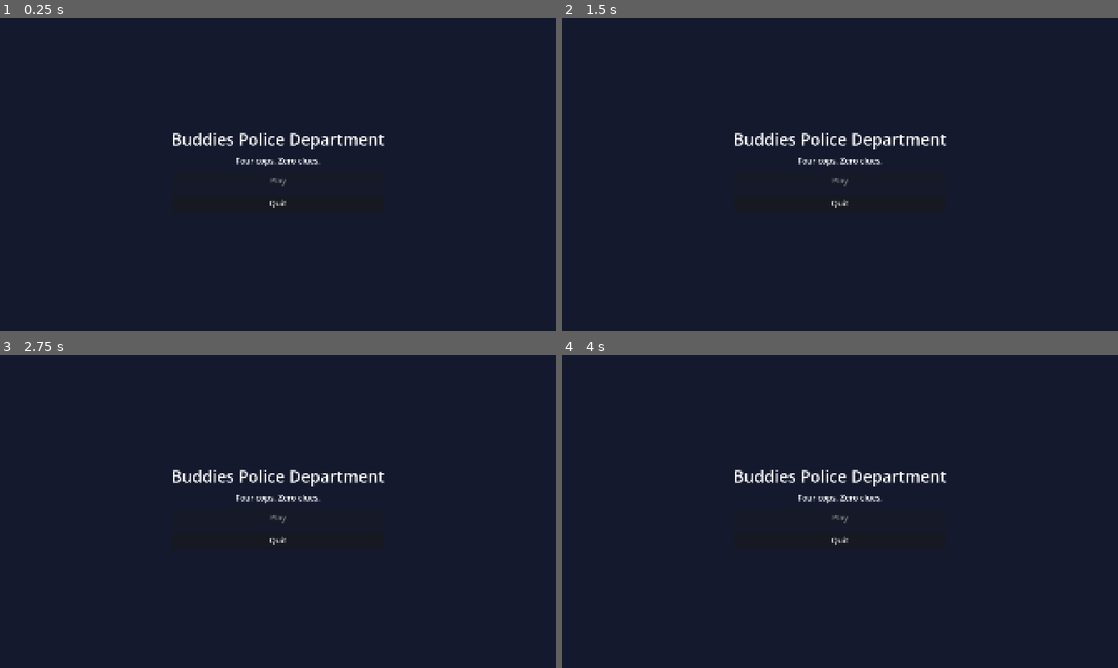
Above: before the commit, frames 1-4 (two rows, left to right).
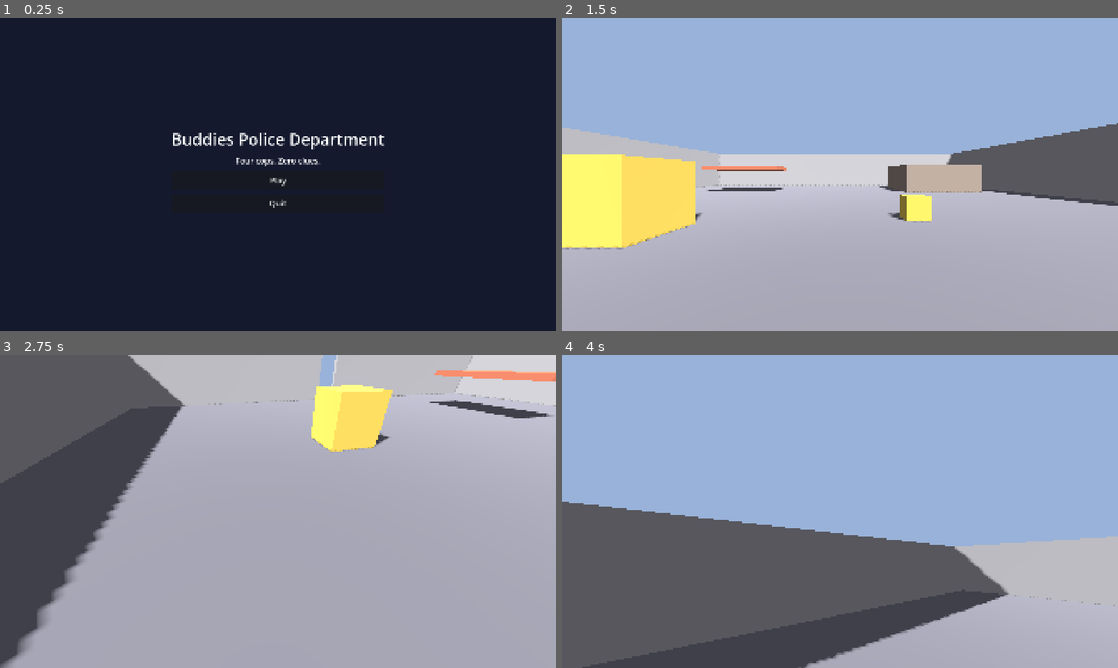
Above: after the commit, the same moments.

Repository: cristiangelini/BPD
Game: Godot game, scene res://scenes/ui/main_menu.tscn
The game is run twice, just before and just after one commit, with the same random seed, the same clock (stepped at 60 frames per second) and the same inputs.
Inputs (mouse positions are in pixels of both pictures, inside the frame that each line leads up to):
- Up to frame 1 (0.25 s): no input
- Up to frame 2 (1.5 s): click (840, 180) at 0.5 s, where only the run after the commit has a clickable "Play"; tap Enter at 1.25 s; move the mouse to (962, 158) at 1.27 s; hold D (move_right, bound only after the commit) from 1.28 s (still down); hold Ctrl (crouch, bound only after the commit) from 1.28 s (still down); click (962, 158) at 1.42 s
- Up to frame 3 (2.75 s): tap Space (jump, bound only after the commit) at 1.52, 1.82 s; tap F (flashlight, bound only after the commit) at 1.55 s; release D (move_right, bound only after the commit) at 2 s; release Ctrl (crouch, bound only after the commit) at 2 s; drag from (166, 527) to (250, 574) at 2.02 s
- Up to frame 4 (4 s): tap Space (jump, bound only after the commit) at 2.75 s; move the mouse to (895, 442) at 2.77 s; hold D (move_right, bound only after the commit) 2.78-3.5 s; click (895, 442) at 2.85 s; tap Mouse wheel down (hold_closer, bound only after the commit) at 3.05 s; drag from (812, 574) to (673, 464) at 3.52 s

The runs differ from the first frame. In frame 1, less than 0.1% of the frame differs, in the area x 48-52%, y 51-54%; in frame 2, 100%; in frame 3, 100%; in frame 4, 100%, in the area x 0-100%, y 0-100%.

Commit message:
Add first person cop and grey test room (#5)
Walk, run with stamina, crouch and jump using the values in
docs/diseno/escala.md, all kept in GameScale. Default key bindings are
registered at runtime. Play now opens a grey test room.

Co-Authored-By: Claude Opus 5.5 (1M context) <noreply@anthropic.com>
Claude-Session: https://claude.ai/code/session_01UXwRy4nCUmp8Zcg5tBLZhH

Diff:
--- /dev/null
+++ b/scenes/levels/grey_room.tscn
@@ -0,0 +1,214 @@
+[gd_scene load_steps=33 format=3]
+
+[ext_resource type="PackedScene" path="res://scenes/player/cop.tscn" id="1"]
+
+[sub_resource type="Environment" id="Env"]
+background_mode = 1
+background_color = Color(0.6, 0.7, 0.85, 1)
+ambient_light_source = 2
+ambient_light_color = Color(0.8, 0.8, 0.85, 1)
+ambient_light_energy = 0.5
+
+[sub_resource type="BoxShape3D" id="S0"]
+size = Vector3(20, 0.2, 20)
+
+[sub_resource type="BoxMesh" id="M0"]
+size = Vector3(20, 0.2, 20)
+
+[sub_resource type="StandardMaterial3D" id="C0"]
+albedo_color = Color(0.45, 0.45, 0.48, 1)
+
+[sub_resource type="BoxShape3D" id="S3"]
+size = Vector3(20, 2.7, 0.2)
+
+[sub_resource type="BoxMesh" id="M3"]
+size = Vector3(20, 2.7, 0.2)
+
+[sub_resource type="StandardMaterial3D" id="C3"]
+albedo_color = Color(0.6, 0.6, 0.6, 1)
+
+[sub_resource type="BoxShape3D" id="S6"]
+size = Vector3(20, 2.7, 0.2)
+
+[sub_resource type="BoxMesh" id="M6"]
+size = Vector3(20, 2.7, 0.2)
+
+[sub_resource type="StandardMaterial3D" id="C6"]
+albedo_color = Color(0.6, 0.6, 0.6, 1)
+
+[sub_resource type="BoxShape3D" id="S9"]
+size = Vector3(0.2, 2.7, 9.55)
+
+[sub_resource type="BoxMesh" id="M9"]
+size = Vector3(0.2, 2.7, 9.55)
+
+[sub_resource type="StandardMaterial3D" id="C9"]
+albedo_color = Color(0.6, 0.6, 0.6, 1)
+
+[sub_resource type="BoxShape3D" id="S12"]
+size = Vector3(0.2, 2.7, 9.55)
+
+[sub_resource type="BoxMesh" id="M12"]
+size = Vector3(0.2, 2.7, 9.55)
+
+[sub_resource type="StandardMaterial3D" id="C12"]
+albedo_color = Color(0.6, 0.6, 0.6, 1)
+
+[sub_resource type="BoxShape3D" id="S15"]
+size = Vector3(0.2, 2.7, 20)
+
+[sub_resource type="BoxMesh" id="M15"]
+size = Vector3(0.2, 2.7, 20)
+
+[sub_resource type="StandardMaterial3D" id="C15"]
+albedo_color = Color(0.6, 0.6, 0.6, 1)
+
+[sub_resource type="BoxShape3D" id="S18"]
+size = Vector3(4, 1.5, 4)
+
+[sub_resource type="BoxMesh" id="M18"]
+size = Vector3(4, 1.5, 4)
+
+[sub_resource type="StandardMaterial3D" id="C18"]
+albedo_color = Color(0.55, 0.5, 0.45, 1)
+
+[sub_resource type="BoxShape3D" id="S21"]
+size = Vector3(4, 0.2, 2)
+
+[sub_resource type="BoxMesh" id="M21"]
+size = Vector3(4, 0.2, 2)
+
+[sub_resource type="StandardMaterial3D" id="C21"]
+albedo_color = Color(0.7, 0.4, 0.3, 1)
+
+[sub_resource type="BoxShape3D" id="S24"]
+size = Vector3(0.5, 0.5, 0.5)
+
+[sub_resource type="BoxMesh" id="M24"]
+size = Vector3(0.5, 0.5, 0.5)
+
+[sub_resource type="StandardMaterial3D" id="C24"]
+albedo_color = Color(0.8, 0.7, 0.3, 1)
+
+[sub_resource type="BoxShape3D" id="S27"]
+size = Vector3(1.2, 1.2, 1.2)
+
+[sub_resource type="BoxMesh" id="M27"]
+size = Vector3(1.2, 1.2, 1.2)
+
+[sub_resource type="StandardMaterial3D" id="C27"]
+albedo_color = Color(0.8, 0.7, 0.3, 1)
+
+[node name="GreyRoom" type="Node3D"]
+
+[node name="Environment" type="WorldEnvironment" parent="."]
+environment = SubResource("Env")
+
+[node name="Sun" type="DirectionalLight3D" parent="."]
+transform = Transform3D(0.866, -0.354, 0.354, 0, 0.707, 0.707, -0.5, -0.612, 0.612, 0, 8, 0)
+shadow_enabled = true
+
+[node name="Geometry" type="Node3D" parent="."]
+
+[node name="Floor" type="StaticBody3D" parent="Geometry"]
+transform = Transform3D(1, 0, 0, 0, 1, 0, 0, 0, 1, 0, -0.1, 0)
+
+[node name="Shape" type="CollisionShape3D" parent="Geometry/Floor"]
+shape = SubResource("S0")
+
+[node name="Mesh" type="MeshInstance3D" parent="Geometry/Floor"]
+mesh = SubResource("M0")
+surface_material_override/0 = SubResource("C0")
+
+[node name="WallNorth" type="StaticBody3D" parent="Geometry"]
+transform = Transform3D(1, 0, 0, 0, 1, 0, 0, 0, 1, 0, 1.35, -10)
+
+[node name="Shape" type="CollisionShape3D" parent="Geometry/WallNorth"]
+shape = SubResource("S3")
+
+[node name="Mesh" type="MeshInstance3D" parent="Geometry/WallNorth"]
+mesh = SubResource("M3")
+surface_material_override/0 = SubResource("C3")
+
+[node name="WallSouth" type="StaticBody3D" parent="Geometry"]
+transform = Transform3D(1, 0, 0, 0, 1, 0, 0, 0, 1, 0, 1.35, 10)
+
+[node name="Shape" type="CollisionShape3D" parent="Geometry/WallSouth"]
+shape = SubResource("S6")
+
+[node name="Mesh" type="MeshInstance3D" parent="Geometry/WallSouth"]
+mesh = SubResource("M6")
+surface_material_override/0 = SubResource("C6")
+
+[node name="WallWestA" type="StaticBody3D" parent="Geometry"]
+transform = Transform3D(1, 0, 0, 0, 1, 0, 0, 0, 1, -10, 1.35, -5.225)
+
+[node name="Shape" type="CollisionShape3D" parent="Geometry/WallWestA"]
+shape = SubResource("S9")
+
+[node name="Mesh" type="MeshInstance3D" parent="Geometry/WallWestA"]
+mesh = SubResource("M9")
+surface_material_override/0 = SubResource("C9")
+
+[node name="WallWestB" type="StaticBody3D" parent="Geometry"]
+transform = Transform3D(1, 0, 0, 0, 1, 0, 0, 0, 1, -10, 1.35, 5.225)
+
+[node name="Shape" type="CollisionShape3D" parent="Geometry/WallWestB"]
+shape = SubResource("S12")
+
+[node name="Mesh" type="MeshInstance3D" parent="Geometry/WallWestB"]
+mesh = SubResource("M12")
+surface_material_override/0 = SubResource("C12")
+
+[node name="WallEast" type="StaticBody3D" parent="Geometry"]
+transform = Transform3D(1, 0, 0, 0, 1, 0, 0, 0, 1, 10, 1.35, 0)
+
+[node name="Shape" type="CollisionShape3D" parent="Geometry/WallEast"]
+shape = SubResource("S15")
+
+[node name="Mesh" type="MeshInstance3D" parent="Geometry/WallEast"]
+mesh = SubResource("M15")
+surface_material_override/0 = SubResource("C15")
+
+[node name="Ledge" type="StaticBody3D" parent="Geometry"]
+transform = Transform3D(1, 0, 0, 0, 1, 0, 0, 0, 1, 6, 0.75, -6)
+
+[node name="Shape" type="CollisionShape3D" parent="Geometry/Ledge"]
+shape = SubResource("S18")
+
+[node name="Mesh" type="MeshInstance3D" parent="Geometry/Ledge"]
+mesh = SubResource("M18")
+surface_material_override/0 = SubResource("C18")
+
+[node name="LowBeam" type="StaticBody3D" parent="Geometry"]
+transform = Transform3D(1, 0, 0, 0, 1, 0, 0, 0, 1, -5, 1.3, -5)
+
+[node name="Shape" type="CollisionShape3D" parent="Geometry/LowBeam"]
+shape = SubResource("S21")
+
+[node name="Mesh" type="MeshInstance3D" parent="Geometry/LowBeam"]
+mesh = SubResource("M21")
+surface_material_override/0 = SubResource("C21")
+
+[node name="BoxSmall" type="StaticBody3D" parent="Geometry"]
+transform = Transform3D(1, 0, 0, 0, 1, 0, 0, 0, 1, 2, 0.25, 2)
+
+[node name="Shape" type="CollisionShape3D" parent="Geometry/BoxSmall"]
+shape = SubResource("S24")
+
+[node name="Mesh" type="MeshInstance3D" parent="Geometry/BoxSmall"]
+mesh = SubResource("M24")
+surface_material_override/0 = SubResource("C24")
+
+[node name="BoxBig" type="StaticBody3D" parent="Geometry"]
+transform = Transform3D(1, 0, 0, 0, 1, 0, 0, 0, 1, -3, 0.6, 3)
+
+[node name="Shape" type="CollisionShape3D" parent="Geometry/BoxBig"]
+shape = SubResource("S27")
+
+[node name="Mesh" type="MeshInstance3D" parent="Geometry/BoxBig"]
+mesh = SubResource("M27")
+surface_material_override/0 = SubResource("C27")
+
+[node name="Cop" parent="." instance=ExtResource("1")]
+transform = Transform3D(1, 0, 0, 0, 1, 0, 0, 0, 1, 0, 0, 6)
--- /dev/null
+++ b/scenes/player/cop.tscn
@@ -0,0 +1,34 @@
+[gd_scene load_steps=5 format=3]
+
+[ext_resource type="Script" path="res://scripts/player/cop.gd" id="1"]
+
+[sub_resource type="CapsuleShape3D" id="Capsule"]
+radius = 0.35
+height = 1.8
+
+[sub_resource type="CapsuleMesh" id="BodyMesh"]
+radius = 0.35
+height = 1.8
+
+[sub_resource type="StandardMaterial3D" id="BodyMat"]
+albedo_color = Color(0.25, 0.35, 0.75, 1)
+
+[node name="Cop" type="CharacterBody3D"]
+collision_layer = 2
+collision_mask = 1
+script = ExtResource("1")
+
+[node name="Shape" type="CollisionShape3D" parent="."]
+transform = Transform3D(1, 0, 0, 0, 1, 0, 0, 0, 1, 0, 0.9, 0)
+shape = SubResource("Capsule")
+
+[node name="Body" type="MeshInstance3D" parent="Shape"]
+mesh = SubResource("BodyMesh")
+surface_material_override/0 = SubResource("BodyMat")
+cast_shadow = 0
+
+[node name="Head" type="Node3D" parent="."]
+transform = Transform3D(1, 0, 0, 0, 1, 0, 0, 0, 1, 0, 1.65, 0)
+
+[node name="Camera" type="Camera3D" parent="Head"]
+fov = 80.0
--- /dev/null
+++ b/scripts/core/game_scale.gd
@@ -0,0 +1,43 @@
+class_name GameScale
+extends RefCounted
+
+## Base scale, camera and movement values from docs/diseno/escala.md.
+## Don't change them without a decision from Cristian. 1 unit = 1 meter.
+
+# Cop body
+const COP_HEIGHT := 1.8
+const COP_RADIUS := 0.35
+const EYE_HEIGHT := 1.65
+const CROUCH_HEIGHT := 1.1
+
+# Movement (m/s)
+const WALK_SPEED := 4.0
+const RUN_SPEED := 6.5
+const CROUCH_SPEED := 2.0
+const JUMP_HEIGHT := 1.0
+const GRAVITY := 9.8
+
+# Running stamina (seconds)
+const RUN_STAMINA := 6.0
+const STAMINA_RECOVERY := 4.0
+## Share of stamina needed to run again after running out
+const STAMINA_RESUME := 0.5
+
+# A fall higher than this knocks the cop out (meters)
+const KNOCKOUT_FALL := 4.0
+
+# Camera
+const FOV := 80.0
+const FOV_MIN := 70.0
+const FOV_MAX := 100.0
+
+# Grabbing and carrying
+const GRAB_REACH := 2.5
+const COP_CARRY_KG := 25.0
+const HOLD_MIN := 1.0
+const HOLD_MAX := 2.5
+const THROW_SPEED_1KG := 8.0
+
+
+static func jump_velocity() -> float:
+	return sqrt(2.0 * GRAVITY * JUMP_HEIGHT)
--- /dev/null
+++ b/scripts/core/input_setup.gd
@@ -0,0 +1,49 @@
+class_name InputSetup
+extends RefCounted
+
+## Default key bindings (docs/diseno/allanamiento.md, "Controles").
+## Registered at runtime so they can be remapped later from Options.
+
+const KEYS := {
+	"move_forward": KEY_W,
+	"move_back": KEY_S,
+	"move_left": KEY_A,
+	"move_right": KEY_D,
+	"run": KEY_SHIFT,
+	"crouch": KEY_CTRL,
+	"jump": KEY_SPACE,
+	"use": KEY_E,
+	"flashlight": KEY_F,
+	"talk": KEY_V,
+	"radio": KEY_T,
+	"siren": KEY_H,
+	"scoreboard": KEY_TAB,
+	"slot_1": KEY_1,
+	"slot_2": KEY_2,
+	"slot_3": KEY_3,
+	"slot_4": KEY_4,
+}
+
+const MOUSE_BUTTONS := {
+	"grab": MOUSE_BUTTON_LEFT,
+	"throw": MOUSE_BUTTON_RIGHT,
+	"hold_closer": MOUSE_BUTTON_WHEEL_DOWN,
+	"hold_farther": MOUSE_BUTTON_WHEEL_UP,
+}
+
+
+static func ensure_actions() -> void:
+	for action: String in KEYS:
+		if InputMap.has_action(action):
+			continue
+		InputMap.add_action(action)
+		var key := InputEventKey.new()
+		key.physical_keycode = KEYS[action]
+		InputMap.action_add_event(action, key)
+	for action: String in MOUSE_BUTTONS:
+		if InputMap.has_action(action):
+			continue
+		InputMap.add_action(action)
+		var button := InputEventMouseButton.new()
+		button.button_index = MOUSE_BUTTONS[action]
+		InputMap.action_add_event(action, button)
--- /dev/null
+++ b/scripts/player/cop.gd
@@ -0,0 +1,111 @@
+class_name Cop
+extends CharacterBody3D
+
+## First person cop: walk, run with stamina, crouch and jump (docs/diseno/escala.md).
+
+const MOUSE_SENSITIVITY := 0.0025
+
+@export var input_enabled := true
+
+var stamina := GameScale.RUN_STAMINA
+var is_running := false
+var is_crouching := false
+## After running out of stamina, running waits until half of it is back.
+var exhausted := false
+
+@onready var _shape: CollisionShape3D = $Shape
+@onready var _head: Node3D = $Head
+@onready var camera: Camera3D = $Head/Camera
+
+
+func _ready() -> void:
+	InputSetup.ensure_actions()
+	camera.fov = GameScale.FOV
+	_apply_height(GameScale.COP_HEIGHT)
+
+
+func _unhandled_input(event: InputEvent) -> void:
+	if not input_enabled:
+		return
+	if event is InputEventMouseMotion and Input.mouse_mode == Input.MOUSE_MODE_CAPTURED:
+		look(event.relative * MOUSE_SENSITIVITY)
+	elif event is InputEventMouseButton and event.pressed:
+		Input.mouse_mode = Input.MOUSE_MODE_CAPTURED
+	elif event.is_action_pressed("ui_cancel"):
+		Input.mouse_mode = Input.MOUSE_MODE_VISIBLE
+
+
+func _physics_process(delta: float) -> void:
+	# Without local input someone else drives this cop through step() (tests, later the network).
+	if not input_enabled:
+		return
+	var wish := Input.get_vector("move_left", "move_right", "move_forward", "move_back")
+	step(delta, wish, Input.is_action_pressed("run"), Input.is_action_pressed("crouch"),
+		Input.is_action_just_pressed("jump"))
+
+
+## Rotates the view: x turns the body, y tilts the head.
+func look(amount: Vector2) -> void:
+	rotate_y(-amount.x)
+	_head.rotation.x = clampf(_head.rotation.x - amount.y, deg_to_rad(-89.0), deg_to_rad(89.0))
+
+
+## One movement tick. Kept apart from input so tests can drive it.
+func step(delta: float, wish: Vector2, want_run: bool, want_crouch: bool, want_jump: bool) -> void:
+	_update_crouch(want_crouch)
+	var moving := wish.length() > 0.1
+	if stamina <= 0.0:
+		exhausted = true
+	elif stamina >= GameScale.RUN_STAMINA * GameScale.STAMINA_RESUME:
+		exhausted = false
+	is_running = want_run and moving and not is_crouching and not exhausted
+	if is_running:
+		stamina = maxf(stamina - delta, 0.0)
+	else:
+		stamina = minf(stamina + delta * GameScale.RUN_STAMINA / GameScale.STAMINA_RECOVERY, GameScale.RUN_STAMINA)
+
+	var direction := (transform.basis * Vector3(wish.x, 0.0, wish.y)).normalized()
+	var speed := current_speed()
+	velocity.x = direction.x * speed
+	velocity.z = direction.z * speed
+	if is_on_floor():
+		if want_jump and not is_crouching:
+			velocity.y = GameScale.jump_velocity()
+	else:
+		velocity.y -= GameScale.GRAVITY * delta
+	move_and_slide()
+
+
+func current_speed() -> float:
+	if is_crouching:
+		return GameScale.CROUCH_SPEED
+	if is_running:
+		return GameScale.RUN_SPEED
+	return GameScale.WALK_SPEED
+
+
+func _update_crouch(want_crouch: bool) -> void:
+	if want_crouch == is_crouching:
+		return
+	if not want_crouch and _blocked_above():
+		return
+	is_crouching = want_crouch
+	_apply_height(GameScale.CROUCH_HEIGHT if is_crouching else GameScale.COP_HEIGHT)
+
+
+func _apply_height(height: float) -> void:
+	var capsule := _shape.shape as CapsuleShape3D
+	capsule.height = height
+	_shape.position.y = height / 2.0
+	_head.position.y = height - (GameScale.COP_HEIGHT - GameScale.EYE_HEIGHT)
+
+
+func _blocked_above() -> bool:
+	var query := PhysicsShapeQueryParameters3D.new()
+	var standing := CapsuleShape3D.new()
+	standing.radius = GameScale.COP_RADIUS
+	standing.height = GameScale.COP_HEIGHT
+	query.shape = standing
+	query.transform = global_transform.translated(Vector3.UP * (GameScale.COP_HEIGHT / 2.0 + 0.05))
+	query.exclude = [get_rid()]
+	return not get_world_3d().direct_space_state.intersect_shape(query, 1).is_empty()
--- a/scripts/ui/main_menu.gd
+++ b/scripts/ui/main_menu.gd
@@ -2,15 +2,21 @@
 extends Control
 
 ## Placeholder main menu. Every visible text goes through tr() keys in translations/texts.csv.
+
+const PLAY_SCENE := "res://scenes/levels/grey_room.tscn"
 
 @onready var _play_button: Button = %PlayButton
 @onready var _quit_button: Button = %QuitButton
 
 
 func _ready() -> void:
-	# Nothing to play yet: the first case arrives with the first weekly goal.
-	_play_button.disabled = true
+	# Until the first case exists, Play opens the grey test room.
+	_play_button.pressed.connect(_on_play_pressed)
 	_quit_button.pressed.connect(_on_quit_pressed)
+
+
+func _on_play_pressed() -> void:
+	get_tree().change_scene_to_file(PLAY_SCENE)
 
 
 func _on_quit_pressed() -> void:
--- /dev/null
+++ b/tests/unit/test_cop.gd
@@ -0,0 +1,75 @@
+extends GutTest
+
+## Cop movement on a flat floor, driven tick by tick without real input.
+
+const COP_SCENE := preload("res://scenes/player/cop.tscn")
+const TICK := 1.0 / 60.0
+
+var _cop: Cop
+
+
+func before_each() -> void:
+	var floor_body := StaticBody3D.new()
+	var shape := CollisionShape3D.new()
+	var box := BoxShape3D.new()
+	box.size = Vector3(200, 0.2, 200)
+	shape.shape = box
+	shape.position.y = -0.1
+	floor_body.add_child(shape)
+	add_child_autofree(floor_body)
+	_cop = COP_SCENE.instantiate()
+	_cop.input_enabled = false
+	add_child_autofree(_cop)
+	await _settle()
+
+
+func _settle() -> void:
+	for i in 10:
+		_cop.step(TICK, Vector2.ZERO, false, false, false)
+		await wait_physics_frames(1)
+
+
+func _walk(seconds: float, run := false, crouch := false) -> float:
+	var start := _cop.global_position
+	for i in int(seconds / TICK):
+		_cop.step(TICK, Vector2(0, -1), run, crouch, false)
+		await wait_physics_frames(1)
+	return start.distance_to(_cop.global_position)
+
+
+func test_camera_at_eye_height() -> void:
+	assert_almost_eq(_cop.camera.global_position.y, GameScale.EYE_HEIGHT, 0.05)
+
+
+func test_walk_speed() -> void:
+	var meters := await _walk(1.0)
+	assert_almost_eq(meters, GameScale.WALK_SPEED, 0.3)
+
+
+func test_run_is_faster_and_spends_stamina() -> void:
+	var meters := await _walk(1.0, true)
+	assert_almost_eq(meters, GameScale.RUN_SPEED, 0.4)
+	assert_lt(_cop.stamina, GameScale.RUN_STAMINA)
+
+
+func test_run_stops_when_stamina_runs_out() -> void:
+	_cop.stamina = 0.0
+	var meters := await _walk(0.5, true)
+	assert_almost_eq(meters, GameScale.WALK_SPEED * 0.5, 0.3)
+
+
+func test_crouch_lowers_camera_and_speed() -> void:
+	var meters := await _walk(1.0, false, true)
+	assert_true(_cop.is_crouching)
+	assert_almost_eq(meters, GameScale.CROUCH_SPEED, 0.3)
+	assert_lt(_cop.camera.global_position.y, GameScale.CROUCH_HEIGHT)
+
+
+func test_jump_height() -> void:
+	_cop.step(TICK, Vector2.ZERO, false, false, true)
+	var top := 0.0
+	for i in 90:
+		await wait_physics_frames(1)
+		_cop.step(TICK, Vector2.ZERO, false, false, false)
+		top = maxf(top, _cop.global_position.y)
+	assert_almost_eq(top, GameScale.JUMP_HEIGHT, 0.15)
--- /dev/null
+++ b/tests/unit/test_game_scale.gd
@@ -0,0 +1,20 @@
+extends GutTest
+
+## Values copied from docs/diseno/escala.md: a change here means the doc changed too.
+
+
+func test_cop_body() -> void:
+	assert_eq(GameScale.COP_HEIGHT, 1.8)
+	assert_eq(GameScale.EYE_HEIGHT, 1.65)
+	assert_eq(GameScale.CROUCH_HEIGHT, 1.1)
+
+
+func test_speeds() -> void:
+	assert_eq(GameScale.WALK_SPEED, 4.0)
+	assert_eq(GameScale.RUN_SPEED, 6.5)
+	assert_eq(GameScale.CROUCH_SPEED, 2.0)
+
+
+func test_jump_reaches_one_meter() -> void:
+	var v := GameScale.jump_velocity()
+	assert_almost_eq(v * v / (2.0 * GameScale.GRAVITY), GameScale.JUMP_HEIGHT, 0.001)
--- a/tests/unit/test_main_menu.gd
+++ b/tests/unit/test_main_menu.gd
@@ -9,6 +9,7 @@
 		assert_true(label.text.begins_with("MENU_"), "%s should use a tr() key" % label.name)
 
 
-func test_play_is_disabled_until_the_first_case_exists() -> void:
+func test_play_points_to_an_existing_scene() -> void:
 	var menu: Control = add_child_autofree(MENU_SCENE.instantiate())
-	assert_true(menu.get_node("%PlayButton").disabled)
+	assert_false(menu.get_node("%PlayButton").disabled)
+	assert_true(ResourceLoader.exists(MainMenu.PLAY_SCENE), "the Play scene should exist")
Not shown, added: scripts/core/game_scale.gd.uid
Not shown, added: scripts/core/input_setup.gd.uid
Not shown, added: scripts/player/cop.gd.uid
Not shown, added: tests/unit/test_cop.gd.uid
Not shown, added: tests/unit/test_game_scale.gd.uid
Not shown, changed: CHANGELOG.md
Not shown, changed: docs/diseno/escala.md
